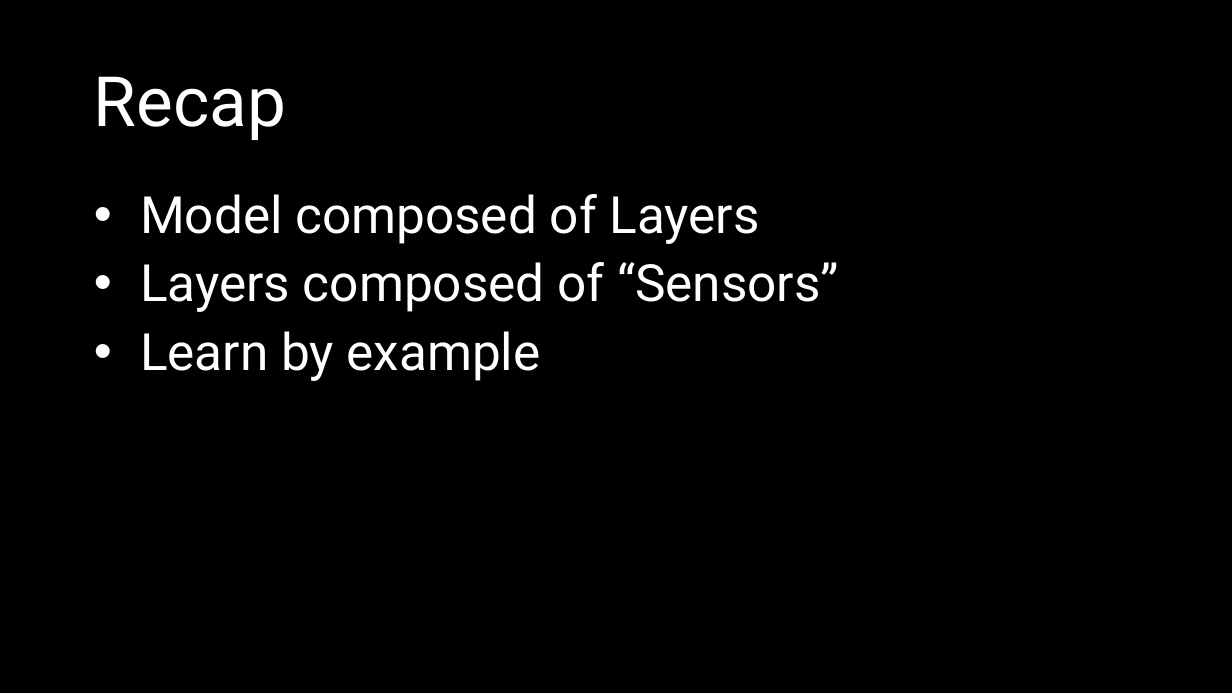
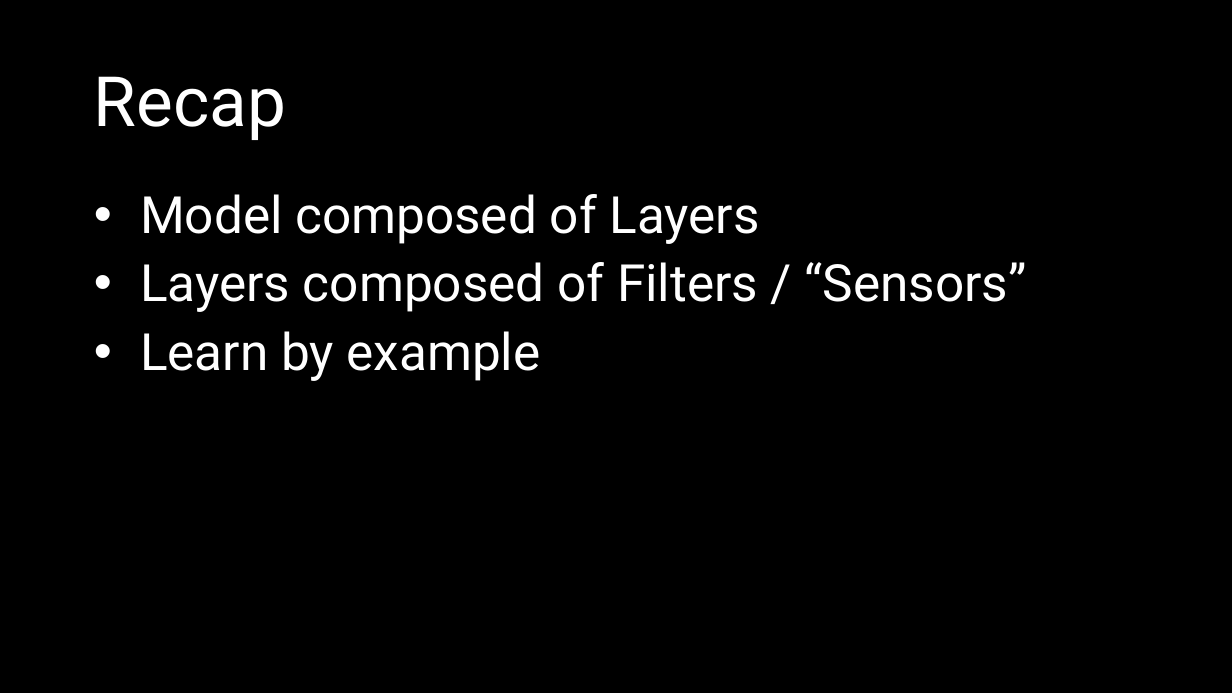
Before and after one commit to mathias-brandewinder/Presentations, a slide deck: slide 31 of deep-learning-cntk-fsharp/slides/cntk.pptx (slide 24 before the commit). Drawn at 1232x693 pixels with LibreOffice and Linux fonts; fonts in the diff are those of the drawing. Boxes give left, top, right and bottom in pixels: in the first picture for what was removed or moved away, otherwise in the second. Text is boxed around its words. In the diff, an @@ line names an element or a change of style, - is before the commit and + after.

```diff
--- a/deep-learning-cntk-fsharp/slides/cntk.pptx
+++ b/deep-learning-cntk-fsharp/slides/cntk.pptx
@@ text at (140, 262, 1027, 312): text changed @@
-• Layers composed of “Sensors”
+• Layers composed of Filters / “Sensors”
```
Also in this commit, not shown: 11 other slides changed, 9 slides added.
